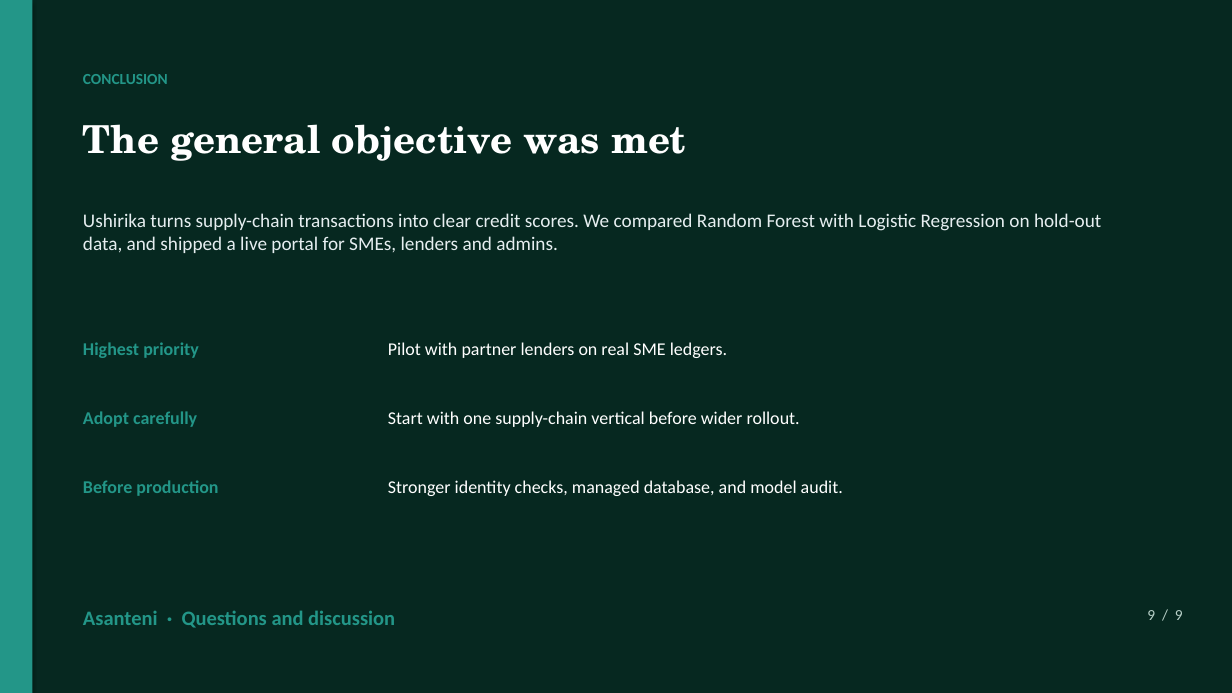
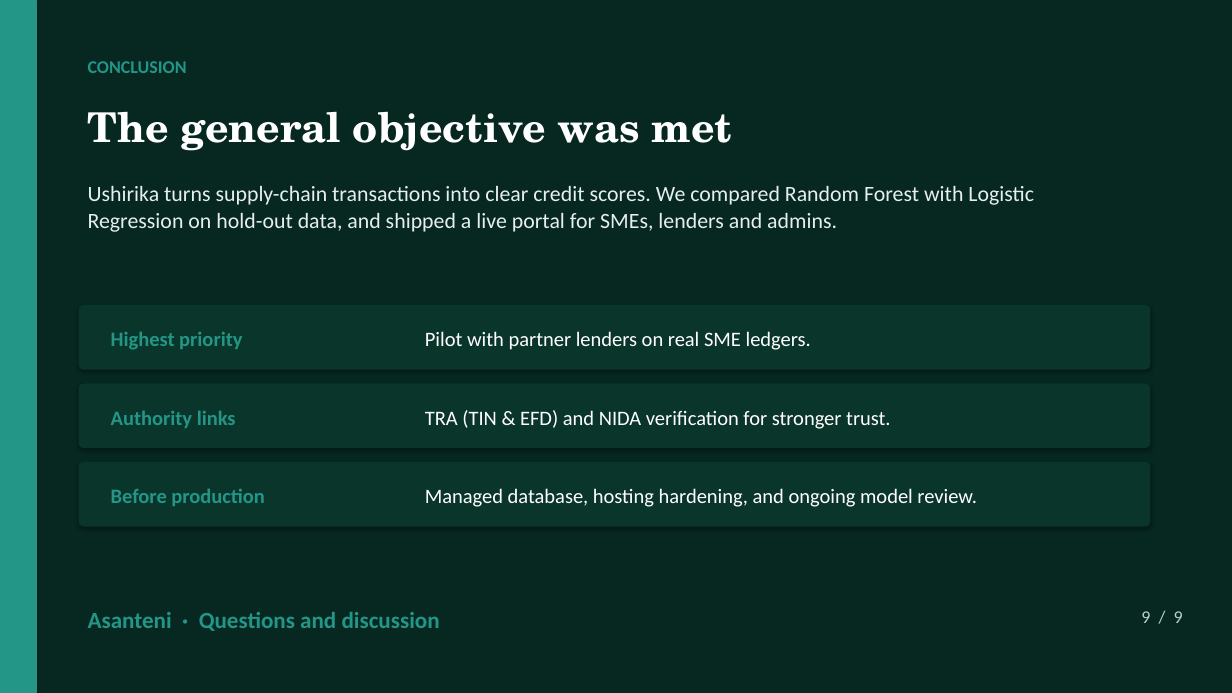
Before and after one commit to Dmmkuliku/ushirika-sme-credit, a slide deck: slide 9 of Presentation/Ushirika_Group15_Defence_Presentation.pptx. Drawn at 1232x693 pixels with LibreOffice and Linux fonts; fonts in the diff are those of the drawing. Boxes give left, top, right and bottom in pixels: in the first picture for what was removed or moved away, otherwise in the second. Text is boxed around its words. In the diff, an @@ line names an element or a change of style, - is before the commit and + after.

```diff
--- a/Presentation/Ushirika_Group15_Defence_Presentation.pptx
+++ b/Presentation/Ushirika_Group15_Defence_Presentation.pptx
@@ rectangle: place and size @@
-rectangle at (0,0,32,693)
+rectangle at (0,0,37,693)
@@ text "CONCLUSION": place and size @@
-text "CONCLUSION" at (83,74,168,84)
+text "CONCLUSION" at (88,61,187,73)
@@ text "CONCLUSION" at (88,61,187,73): size 12 to 14 pt; more space between paragraphs @@
@@ text "The general objective was met": place and size @@
-text "The general objective was met" at (83,124,686,161)
+text "The general objective was met" at (88,111,732,151)
@@ text "The general objective was met" at (88,111,732,151): size 30 to 32 pt; more space between paragraphs @@
@@ text "Ushirika turns supply-chain transactions into ...": place and size @@
-text "Ushirika turns supply-chain transactions into ..." at (83,213,1101,253)
+text "Ushirika turns supply-chain transactions into ..." at (88,186,1034,232)
@@ text "Ushirika turns supply-chain transactions into ..." at (88,186,1034,232): size 15 to 17 pt; more space between paragraphs @@
@@ rounded rectangle added at (79,305,1151,370), fill #0A352A @@
@@ text "Highest priority": place and size @@
-text "Highest priority" at (83,342,199,358)
+text "Highest priority" at (111,332,242,350)
@@ size 14 to 16 pt; more space between paragraphs in 3 elements at (111,332,242,350), (111,489,265,506), (425,331,811,350) @@
@@ text "Pilot with partner lenders on ...": place and size @@
-text "Pilot with partner lenders on ..." at (388,342,727,358)
+text "Pilot with partner lenders on ..." at (425,331,811,350)
@@ rounded rectangle added at (79,384,1151,448), fill #0A352A @@
@@ text removed at (83,411,197,427) @@
-Adopt carefully
@@ text added at (111,411,236,428), 16 pt, text #239688, bold @@
+Authority links
@@ text removed at (388,411,800,427) @@
-Start with one supply-chain vertical before wider rollout.
@@ text added at (425,410,890,429), 16 pt, text #FFFFFF @@
+TRA (TIN & EFD) and NIDA verification for stronger trust.
@@ rounded rectangle added at (79,462,1151,527), fill #0A352A @@
@@ text "Before production": place and size @@
-text "Before production" at (83,480,218,496)
+text "Before production" at (111,489,265,506)
@@ text at (425,488,976,507): text changed; size 14 to 16 pt @@
-Stronger identity checks, managed database, and model audit.
+Managed database, hosting hardening, and ongoing model review.
@@ text "Asanteni · Questions and discussion" at (88,612,440,631): size 16 to 18 pt; more space between paragraphs @@
@@ text "9 / 9" at (1141,611,1183,623): size 12 to 14 pt; more space between paragraphs @@
```
Also in this commit, not shown: 8 other slides changed, 3 other files.
